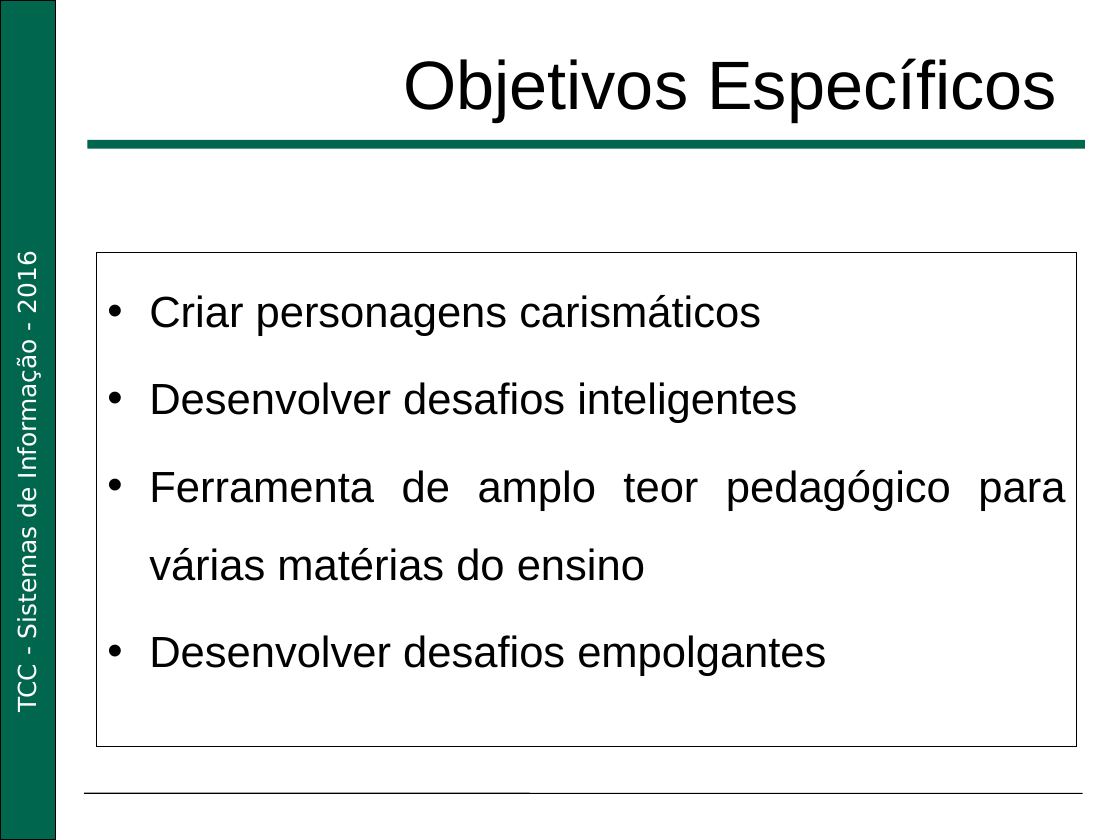
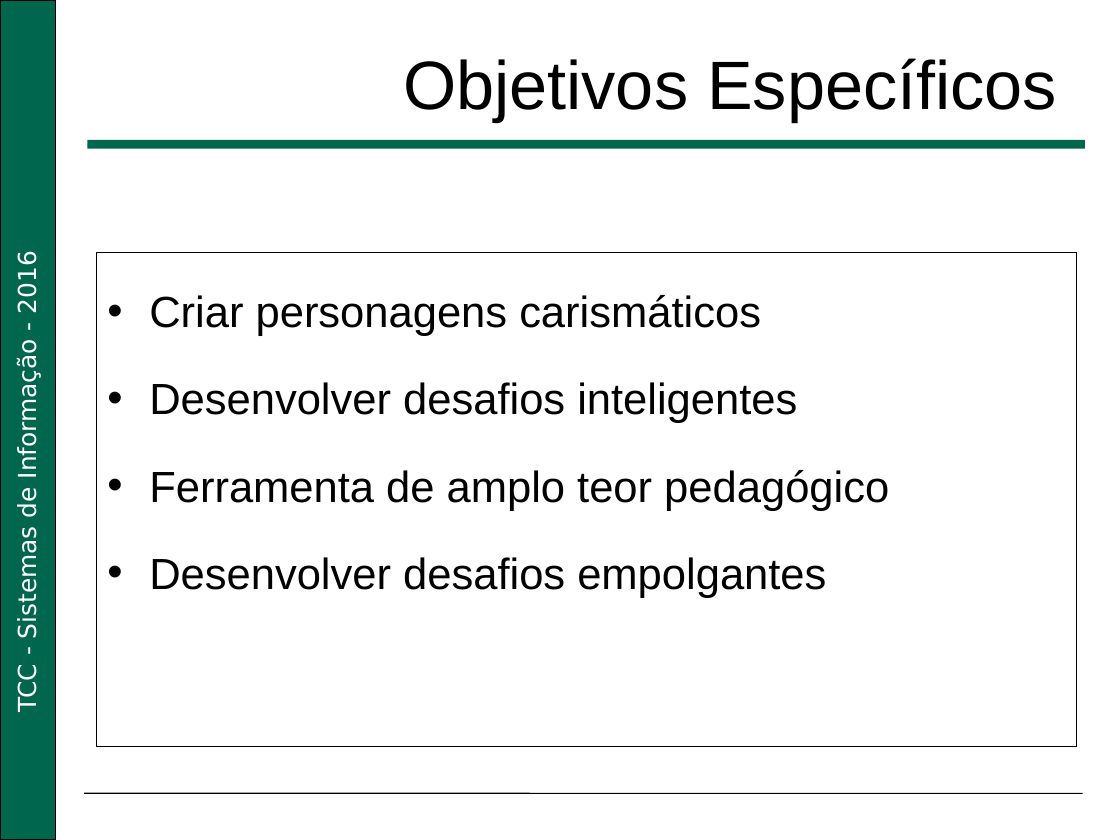
Before and after one commit to PauloRenato4/Jogo-Educativo-TCC-2016, a slide deck: slide 4 of Slides/Jogo Educativo.pptx (slide 3 before the commit). Drawn at 1120x840 pixels with LibreOffice and Linux fonts; fonts in the diff are those of the drawing; background and template pictures are left out. Boxes give left, top, right and bottom in pixels: in the first picture for what was removed or moved away, otherwise in the second. Text is boxed around its words. In the diff, an @@ line names an element or a change of style, - is before the commit and + after.

```diff
--- a/Slides/Jogo Educativo.pptx
+++ b/Slides/Jogo Educativo.pptx
@@ text in rectangle at [149,295,826,598]: alignment justified to left @@
@@ text in rectangle at [149,470,889,511]: text changed @@
-• Ferramenta de amplo teor pedagógico para várias matérias do ensino
+• Ferramenta de amplo teor pedagógico
```
Also in this commit, not shown: 6 other slides changed, 2 slides added, 1 slide removed.
